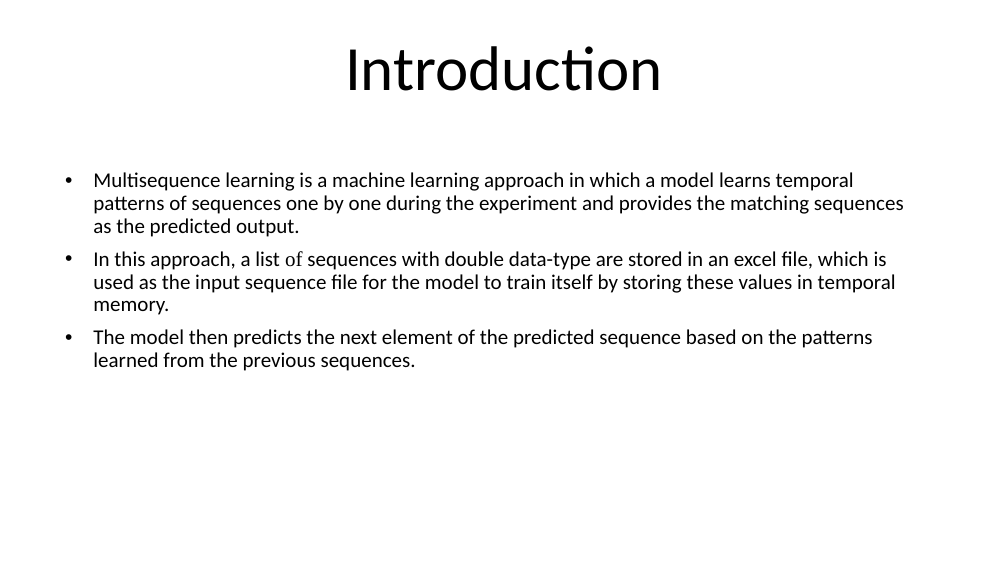
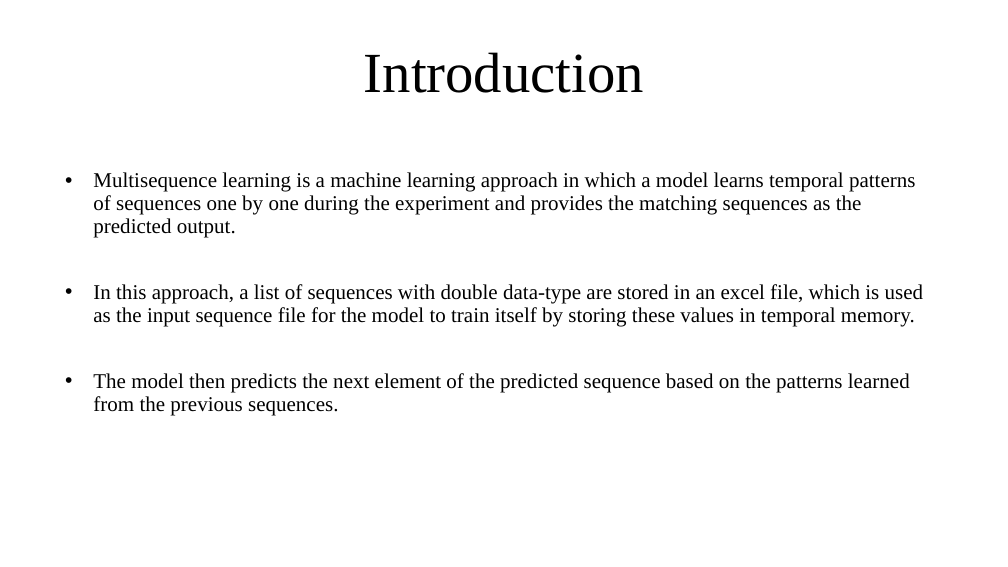
Before and after one commit to ddobric/neocortexapi, a slide deck: slide 3 of source/MySEProject/Documentation/ML2223_15 Approve Prediction of Multisequence Learning.pptx. Drawn at 1008x567 pixels with LibreOffice and Linux fonts; fonts in the diff are those of the drawing. Boxes give left, top, right and bottom in pixels: in the first picture for what was removed or moved away, otherwise in the second. Text is boxed around its words. In the diff, an @@ line names an element or a change of style, - is before the commit and + after.

```diff
--- a/source/MySEProject/Documentation/ML2223_15 Approve Prediction of Multisequence Learning.pptx
+++ b/source/MySEProject/Documentation/ML2223_15 Approve Prediction of Multisequence Learning.pptx
@@ title "Introduction" at [364, 52, 644, 93]: size 60 to 54 pt, font Calibri to Times New Roman @@
@@ subtitle "Multisequence learning is a machine ..." at [93, 172, 924, 416]: font Calibri to Times New Roman @@
```
Also in this commit, not shown: 11 other slides changed, 1 other file.
